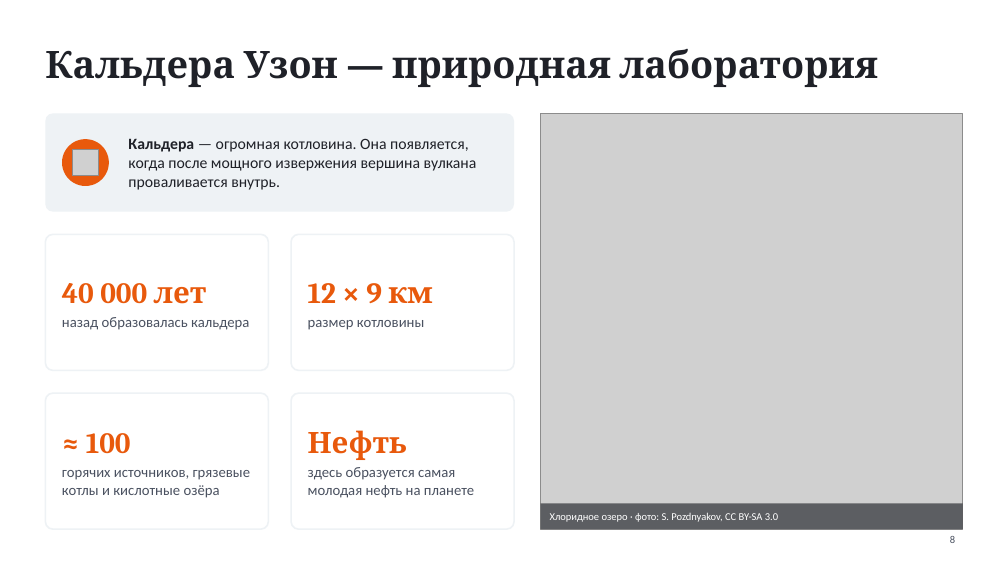
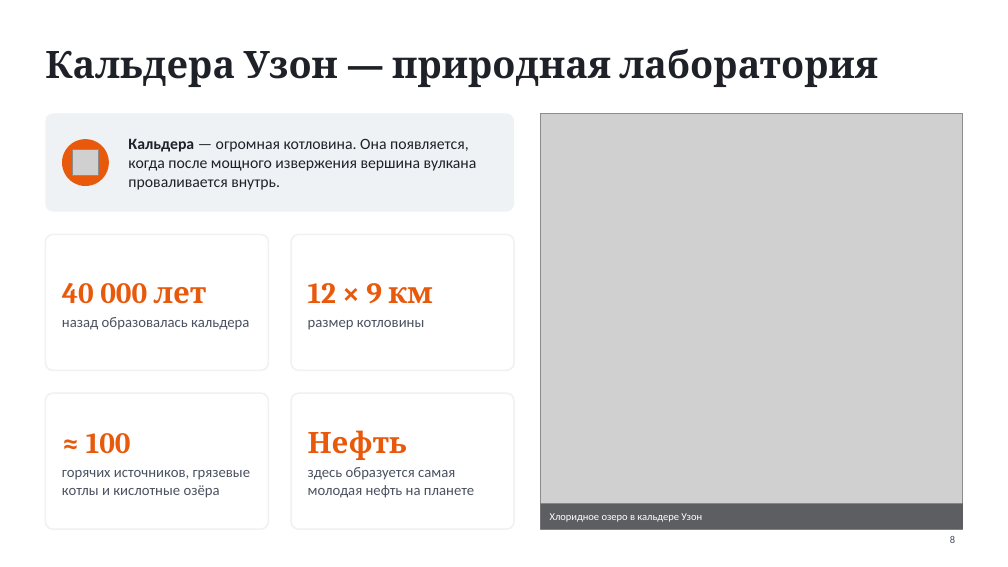
Before and after one commit to artikulazat-a11y/for_claude, a slide deck: slide 8 of presentations/kamchatka/Вулканы_Камчатки.pptx. Drawn at 1008x567 pixels with LibreOffice and Linux fonts; fonts in the diff are those of the drawing; grey boxes stand for pictures. Boxes give left, top, right and bottom in pixels: in the first picture for what was removed or moved away, otherwise in the second. Text is boxed around its words. In the diff, an @@ line names an element or a change of style, - is before the commit and + after.

```diff
--- a/presentations/kamchatka/Вулканы_Камчатки.pptx
+++ b/presentations/kamchatka/Вулканы_Камчатки.pptx
@@ text at <box>550,513,702,522</box>: text changed @@
-Хлоридное озеро · фото: S. Pozdnyakov, CC BY-SA 3.0
+Хлоридное озеро в кальдере Узон
```
Also in this commit, not shown: 6 other slides changed, 3 other files.
